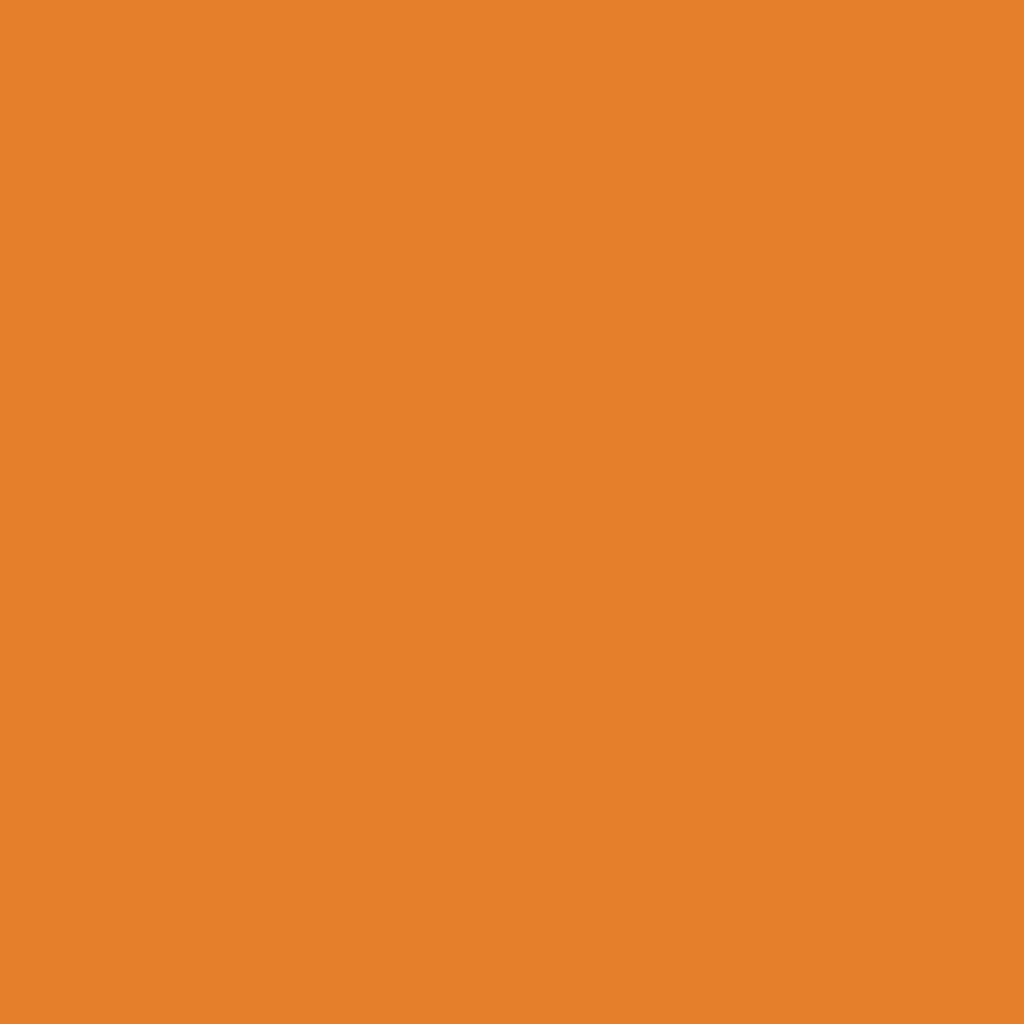
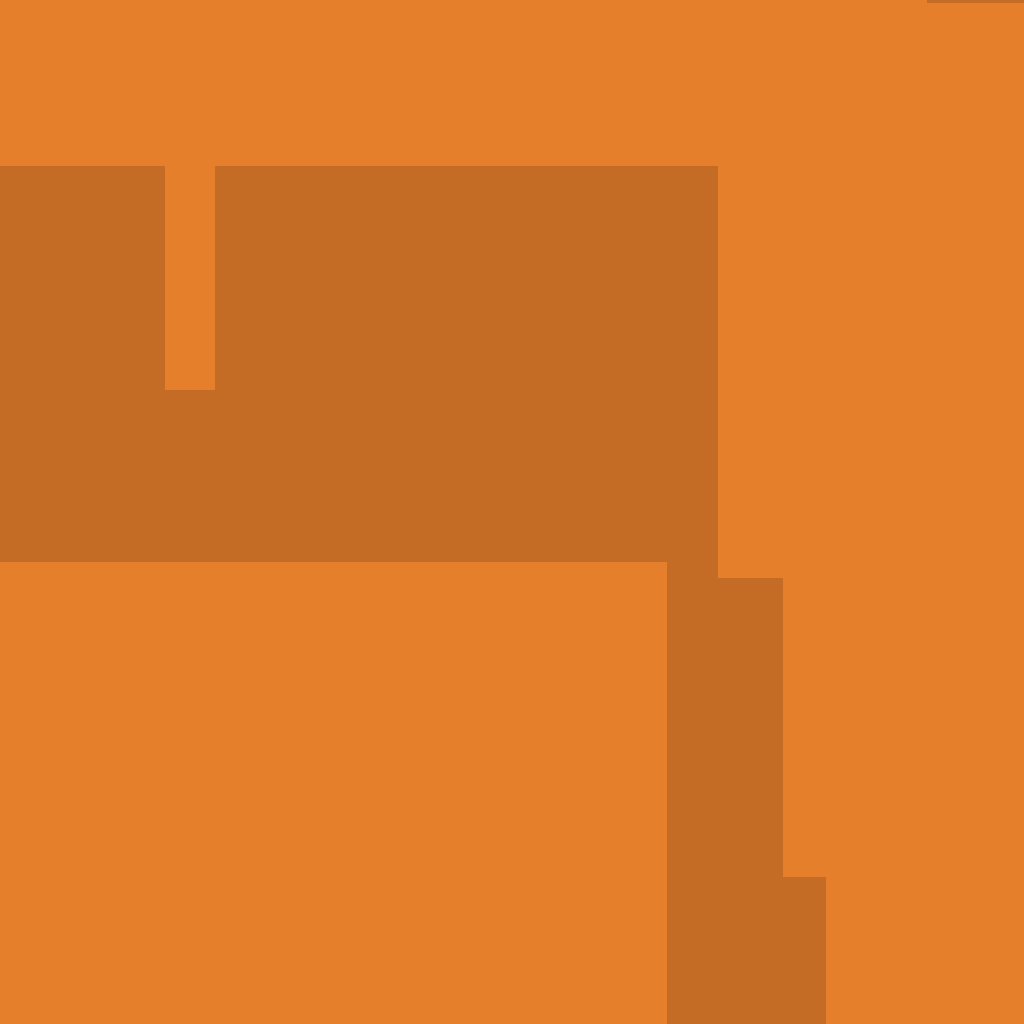
The second 1024px x 1024px image is a revision of the first. Changes to its layers:
added layer "Layer 5" (multiply) above "Layer 2" over left=0, top=0, right=1024, bottom=1024
